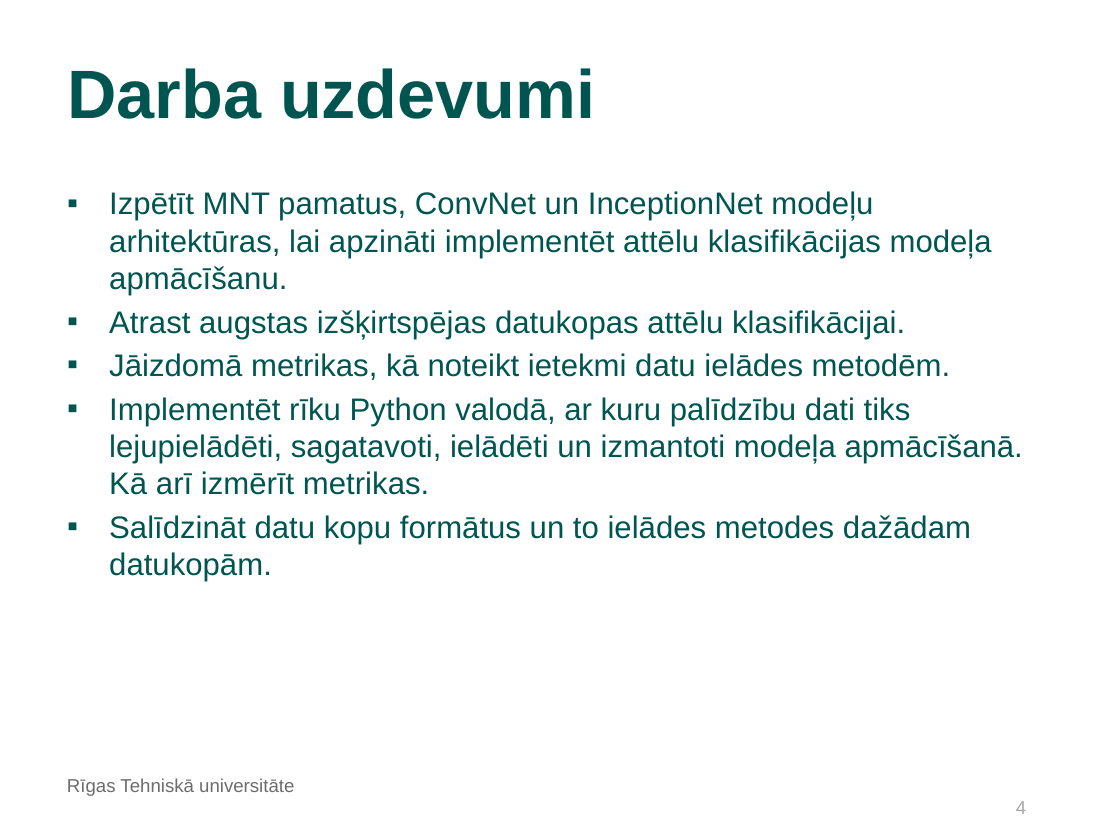
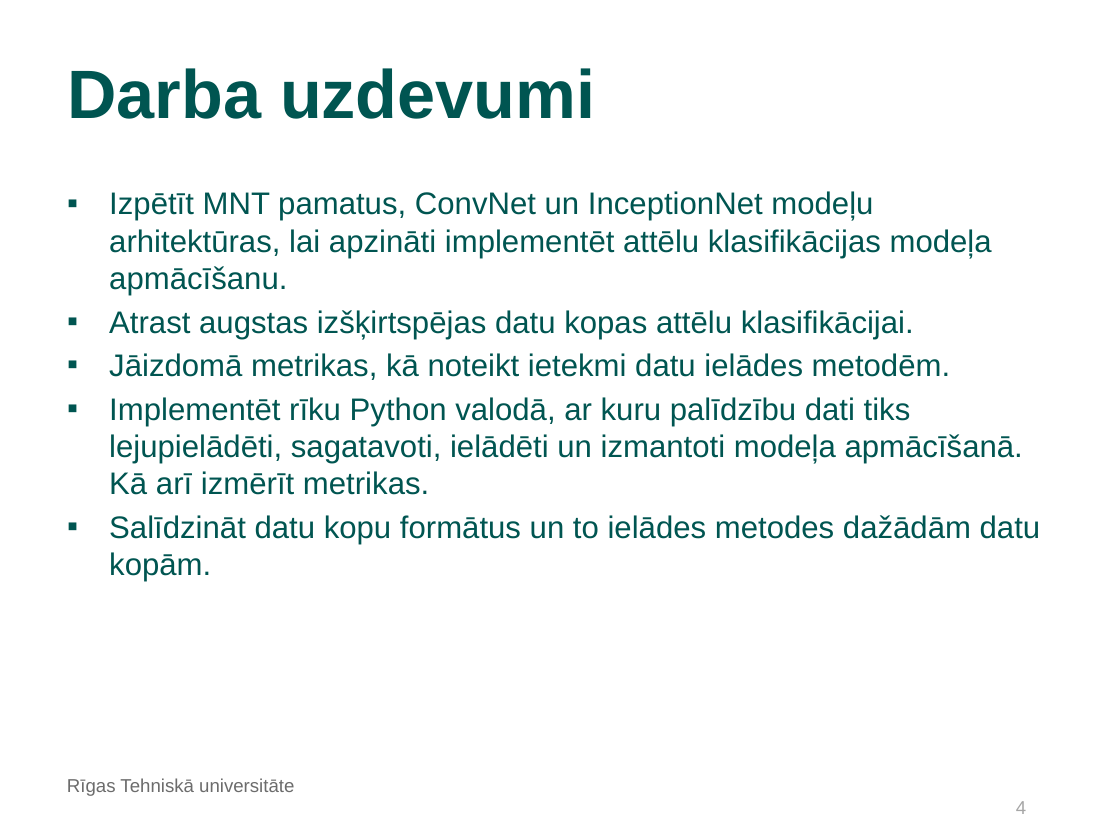
Before and after one commit to kamikaze/rtu-bachelor-tasks, a slide deck: slide 4 of docs/Šablons_Bakalaura_darba_priekšaizstāvēšanai.odp. Drawn at 1120x840 pixels with LibreOffice and Linux fonts; fonts in the diff are those of the drawing; background and template pictures are left out. Boxes give left, top, right and bottom in pixels: in the first picture for what was removed or moved away, otherwise in the second. Text is boxed around its words. In the diff, an @@ line names an element or a change of style, - is before the commit and + after.

```diff
--- a/docs/Šablons_Bakalaura_darba_priekšaizstāvēšanai.odp
+++ b/docs/Šablons_Bakalaura_darba_priekšaizstāvēšanai.odp
@@ text at (x1=109, y1=310, x2=914, y2=339): spaces changed @@
-▪ Atrast augstas izšķirtspējas datukopas attēlu klasifikācijai.
+▪ Atrast augstas izšķirtspējas datu kopas attēlu klasifikācijai.
@@ text at (x1=109, y1=515, x2=1041, y2=582): text changed @@
-▪ Salīdzināt datu kopu formātus un to ielādes metodes dažādam datukopām.
+▪ Salīdzināt datu kopu formātus un to ielādes metodes dažādām datu kopām.
```
Also in this commit, not shown: 6 other slides changed, 1 other file.
